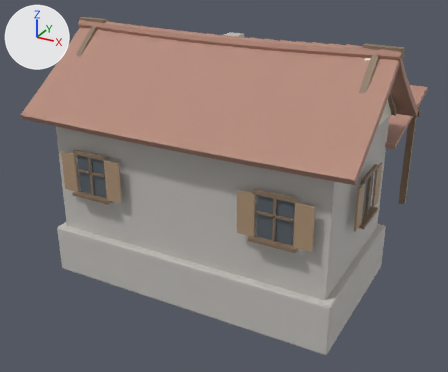
An edit to the glTF model apps/client/public/assets/models/smithy.glb, drawn before and after from the same camera.
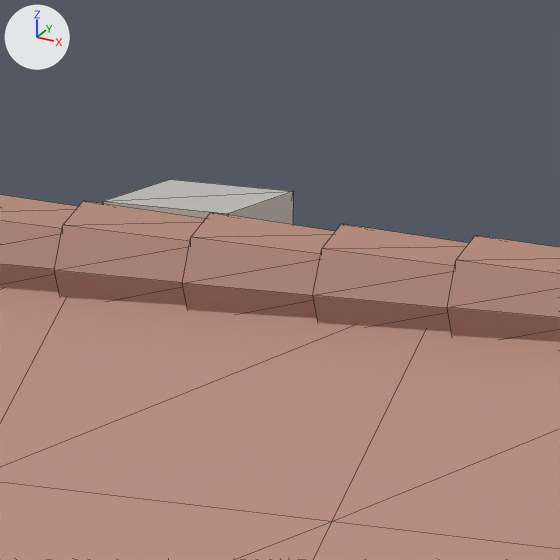
Each version is shown whole from a 50 mm camera at (7.77, -15.29, 8.87) aimed at (-0.3, -0.62, 1.54), then close up on the part from 47% to 61% of the width and 3% to 20% of the height. Every picture has the same lights, and +X, +Y and +Z are marked at upper left. The last two pictures show the newer version. The close-ups show mesh edges as thin lines. Where no turn or scale is listed for an object, it has been applied to the vertices. Vertices at exactly the same position are counted once.

Names of what the first close-up shows: 'smithy'.
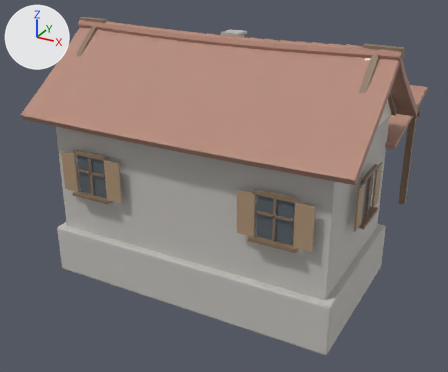
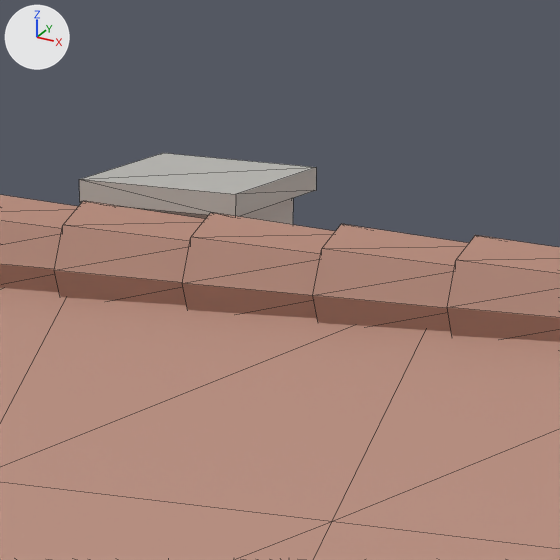
Diff of the bpy script that builds the scene:
```diff
--- a/apps/client/public/assets/models/smithy.glb.py
+++ b/apps/client/public/assets/models/smithy.glb.py
@@ mat_stone @@
+mat_stone = principled_material('stone')
+mat_stone.base_color = (0.5, 0.49, 0.46)  # grey #bcbab5
@@ me_smithy @@
 # used by ob_smithy; location = (0.0, 0.111, 2.675)
-me_smithy.from_pydata(...)  # 1326 vertices, 2268 faces; spans x -4.6..4.6, y -4.16..4.16, z -3.48..3.48
+me_smithy.from_pydata(...)  # 1334 vertices, 2280 faces; spans x -4.6..4.6, y -4.16..4.16, z -3.48..3.48
+# me_smithy part 1: a new loose piece, a box spanning x -1.81..-1.19, y 1.779..2.399, z 2.725..2.805, in mat_stone (grey #bcbab5)
 me_smithy.materials.append(mat_stone_block)
@@ me_smithy @@
 me_smithy.materials.append(mat_water)
+me_smithy.materials.append(mat_stone)  # grey #bcbab5
```

Where the change shows, as pixel boxes (x1, y1, x2, y2) in the close-ups (560 x 560 px):
'smithy', reshaped: before (0, 180, 560, 560); after (0, 153, 560, 560)
part 1 of me_smithy, added: after (79, 153, 316, 217)
